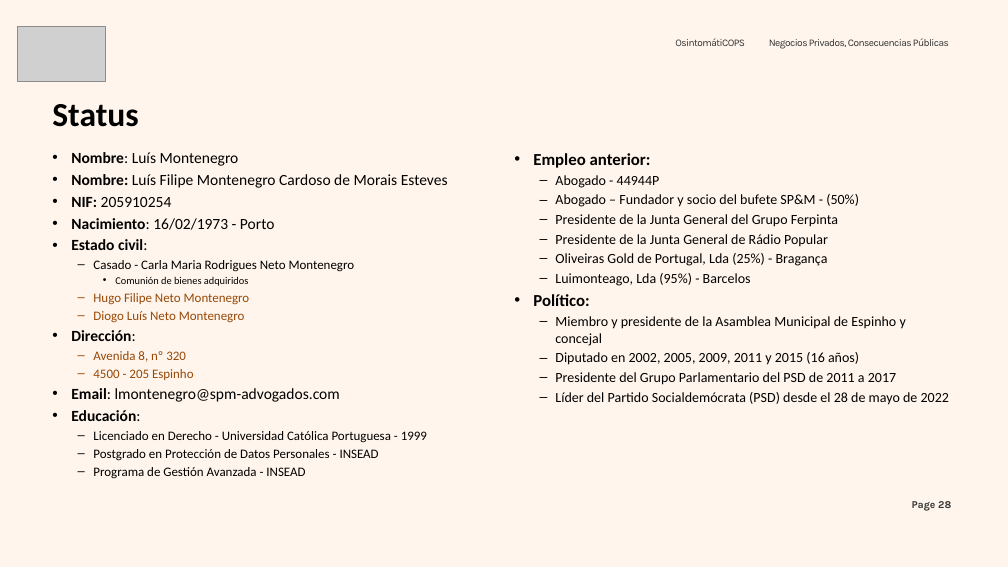
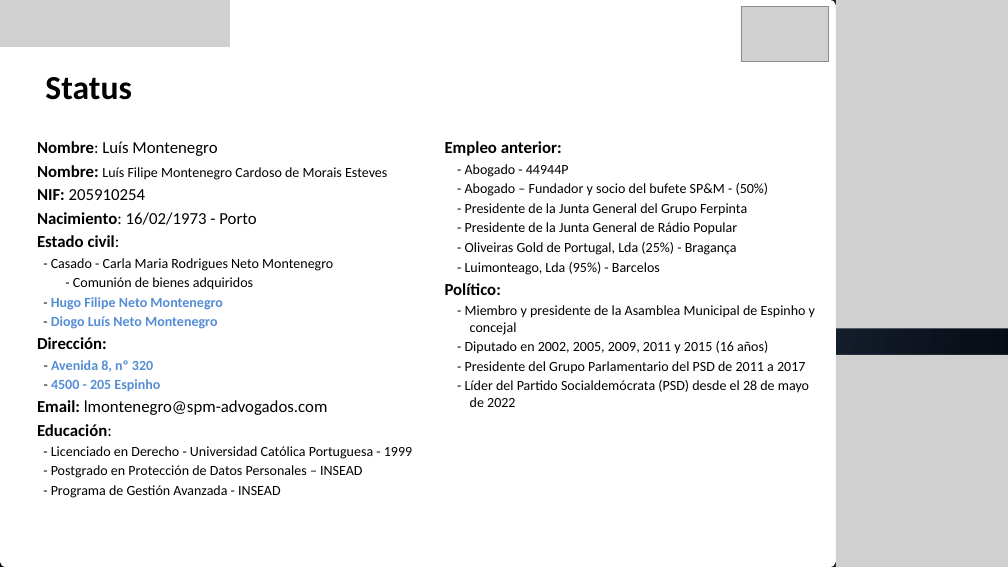
Before and after one commit to pedroaovieira/osint, a slide deck: slide 30 of presentation/osintomaticops/Negocios_Privados,_Consecuencias_Publicas.pptx (slide 28 before the commit). Drawn at 1008x567 pixels with LibreOffice and Linux fonts; fonts in the diff are those of the drawing; grey boxes stand for pictures; background and template pictures are left out. Boxes give left, top, right and bottom in pixels: in the first picture for what was removed or moved away, otherwise in the second. Text is boxed around its words. In the diff, an @@ line names an element or a change of style, - is before the commit and + after.

```diff
--- a/presentation/osintomaticops/Negocios_Privados,_Consecuencias_Publicas.pptx
+++ b/presentation/osintomaticops/Negocios_Privados,_Consecuencias_Publicas.pptx
@@ background picture (left out) to gradient #2B3D59 to #03060C @@
@@ freeform shape added at (x1=0, y1=0, x2=836, y2=567), fill #FFFFFF @@
@@ picture added at (x1=0, y1=0, x2=230, y2=47) @@
@@ picture moved from (x1=18, y1=26, x2=105, y2=82) to (x1=741, y1=6, x2=828, y2=61) @@
@@ picture added at (x1=836, y1=0, x2=1008, y2=329) @@
@@ text removed at (x1=675, y1=38, x2=745, y2=46) @@
-  OsintomátiCOPS
@@ text removed at (x1=769, y1=38, x2=949, y2=49) @@
-  Negocios Privados, Consecuencias Públicas
@@ text "Status" moved from (x1=52, y1=104, x2=138, y2=127) to (x1=45, y1=77, x2=131, y2=100) @@
@@ text "Nombre: Luís Montenegro" moved from (x1=71, y1=152, x2=448, y2=479) to (x1=37, y1=141, x2=412, y2=478) @@
@@ text at (x1=37, y1=141, x2=387, y2=436): size 22.2 to 24 pt in "Nombre: Luís Montenegro", "Nombre:", "NIF: 205910254", "Nacimiento: 16/02/1973 - Porto" and 4 more places; size 22.2 to 20 pt in "Luís Filipe Montenegro Cardoso de Morais Esteves"; bold on in "Dirección:", "Email:"; bullet • to none @@
@@ text "Empleo anterior:" moved from (x1=533, y1=153, x2=949, y2=405) to (x1=445, y1=141, x2=815, y2=407) @@
@@ text at (x1=445, y1=141, x2=562, y2=295): bullet • to none @@
@@ text at (x1=465, y1=164, x2=769, y2=275): text changed @@
-  – Abogado - 44944P
-  – Abogado – Fundador y socio del bufete SP&M - (50%)
-  – Presidente de la Junta General del Grupo Ferpinta
-  – Presidente de la Junta General de Rádio Popular
-  – Oliveiras Gold de Portugal, Lda (25%) - Bragança
-  – Luimonteago, Lda (95%) - Barcelos
+  - Abogado - 44944P
+  - Abogado – Fundador y socio del bufete SP&M - (50%)
+  - Presidente de la Junta General del Grupo Ferpinta
+  - Presidente de la Junta General de Rádio Popular
+  - Oliveiras Gold de Portugal, Lda (25%) - Bragança
+  - Luimonteago, Lda (95%) - Barcelos
@@ text at (x1=51, y1=258, x2=333, y2=329): text changed; size 18.5 to 20 pt @@
-  – Casado - Carla Maria Rodrigues Neto Montenegro
-    • Comunión de bienes adquiridos
-  – Hugo Filipe Neto Montenegro
-  – Diogo Luís Neto Montenegro
+- Casado - Carla Maria Rodrigues Neto Montenegro
+- Comunión de bienes adquiridos
+- Hugo Filipe Neto Montenegro
+- Diogo Luís Neto Montenegro
@@ text at (x1=465, y1=305, x2=815, y2=407): text changed @@
-  – Miembro y presidente de la Asamblea Municipal de Espinho y concejal
-  – Diputado en 2002, 2005, 2009, 2011 y 2015 (16 años)
-  – Presidente del Grupo Parlamentario del PSD de 2011 a 2017
-  – Líder del Partido Socialdemócrata (PSD) desde el 28 de mayo de 2022
+  - Miembro y presidente de la Asamblea Municipal de Espinho y concejal
+  - Diputado en 2002, 2005, 2009, 2011 y 2015 (16 años)
+  - Presidente del Grupo Parlamentario del PSD de 2011 a 2017
+  - Líder del Partido Socialdemócrata (PSD) desde el 28 de mayo de 2022
@@ picture added at (x1=836, y1=355, x2=1008, y2=567) @@
@@ text at (x1=51, y1=360, x2=160, y2=391): text changed; size 18.5 to 20 pt; text colour #984807 to #558ED5; bold on @@
-  – Avenida 8, nº 320
-  – 4500 - 205 Espinho
+- Avenida 8, nº 320
+- 4500 - 205 Espinho
@@ text at (x1=51, y1=446, x2=412, y2=478): text changed; size 18.5 to 20 pt @@
-  – Licenciado en Derecho - Universidad Católica Portuguesa - 1999
-  – Postgrado en Protección de Datos Personales - INSEAD
-  – Programa de Gestión Avanzada - INSEAD
+- Licenciado en Derecho - Universidad Católica Portuguesa - 1999
+- Postgrado en Protección de Datos Personales – INSEAD
+- Programa de Gestión Avanzada - INSEAD
@@ page number removed at (x1=912, y1=501, x2=951, y2=511) @@
-Page 28
```
Also in this commit, not shown: 22 other slides changed, 16 slides added, 14 slides removed, 1 other file.
